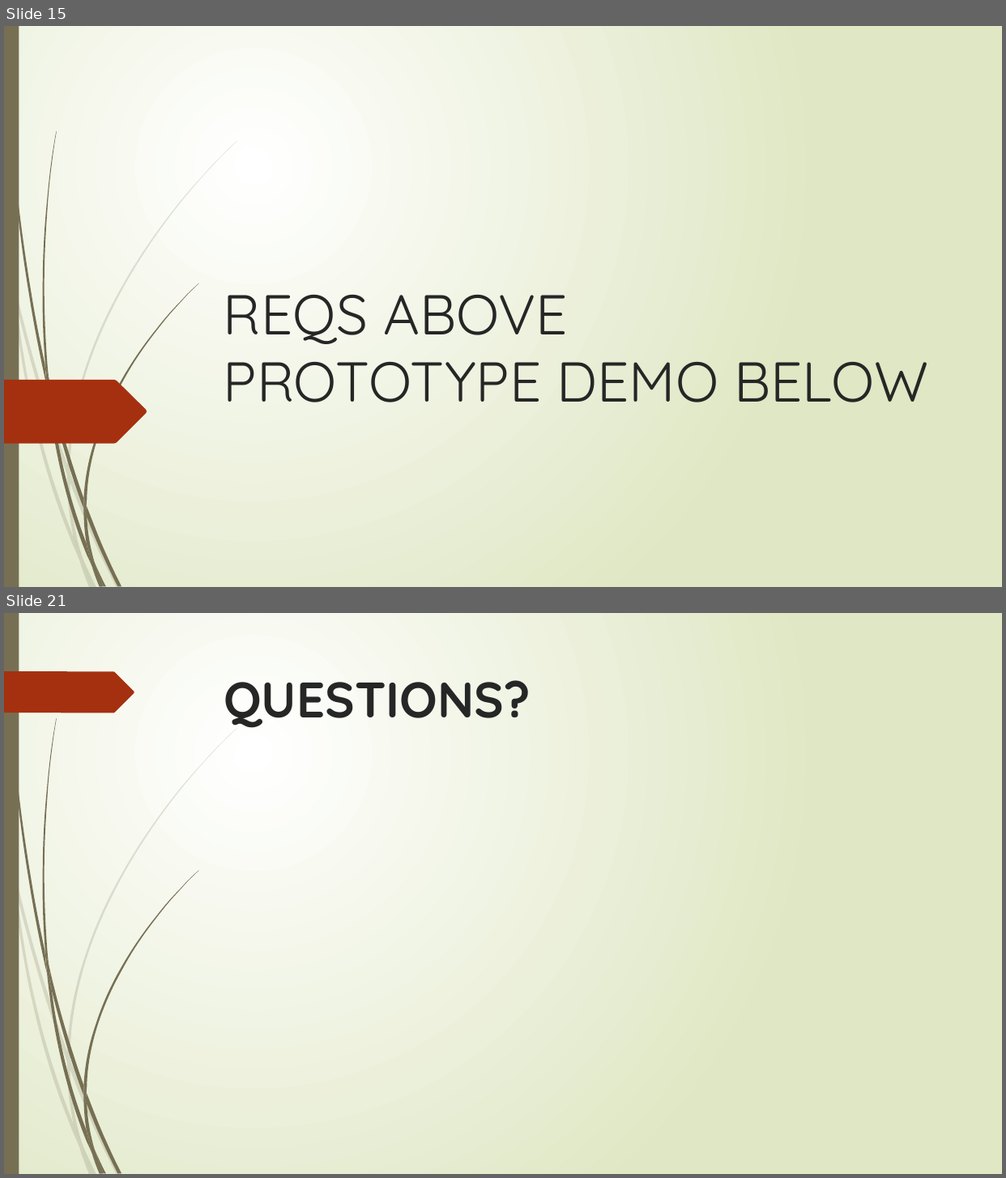
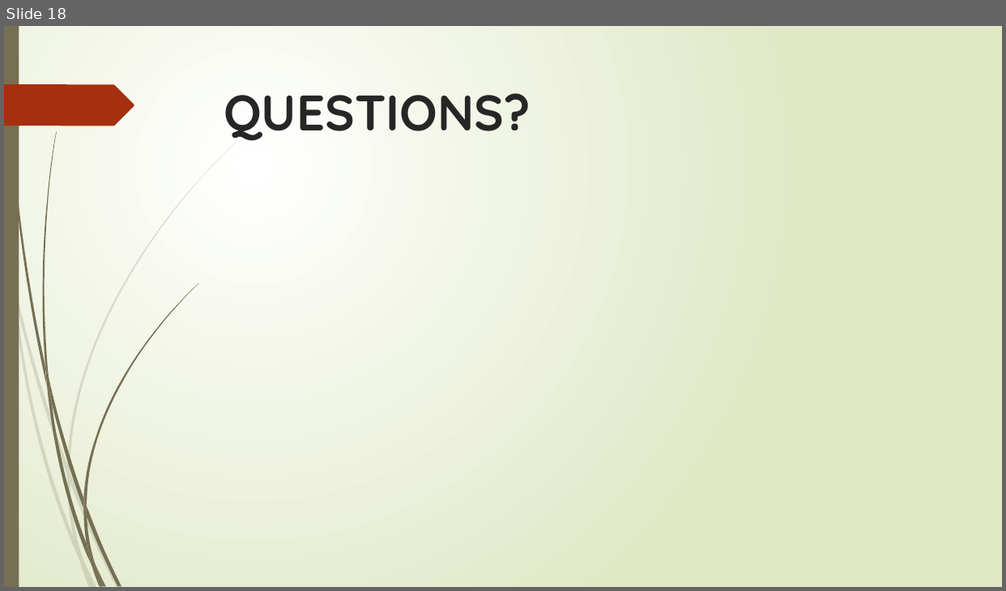
Before and after one commit to cs480GroupCAKE/PIEWebsite, a slide deck: Presentation/12.8.15 Presentation (Revised).pptx. Shown one above the other, each under a label of ours: slides 15 and 21 before the commit, slide 18 after it; the slides between them are not shown. The pictures are 1006x1178 and 1006x591 pixels, drawn with LibreOffice and Linux fonts; fonts in the diff are those of the drawing. Boxes give left, top, right and bottom in pixels: in the first picture for what was removed or moved away, otherwise in the second. Text is boxed around its words. In the diff, an @@ line names an element or a change of style, - is before the commit and + after.

```diff
--- a/Presentation/12.8.15 Presentation (Revised).pptx
+++ b/Presentation/12.8.15 Presentation (Revised).pptx
@@ slide 15 removed at <box>4,26,1002,587</box>, background gradient #FFFFFF to #DFE8C4; not listed: 23 template elements that a slide beside it also shows @@
@@ title removed at <box>224,295,928,403</box> @@
-REQS ABOVE
-PROTOTYPE DEMO BELOW
@@ freeform shape removed at <box>4,380,147,444</box> @@
@@ what was slide 21 is now slide 18 @@
```
Also in this commit, not shown: 16 slides changed, 1 slide added, 3 other slides removed.
